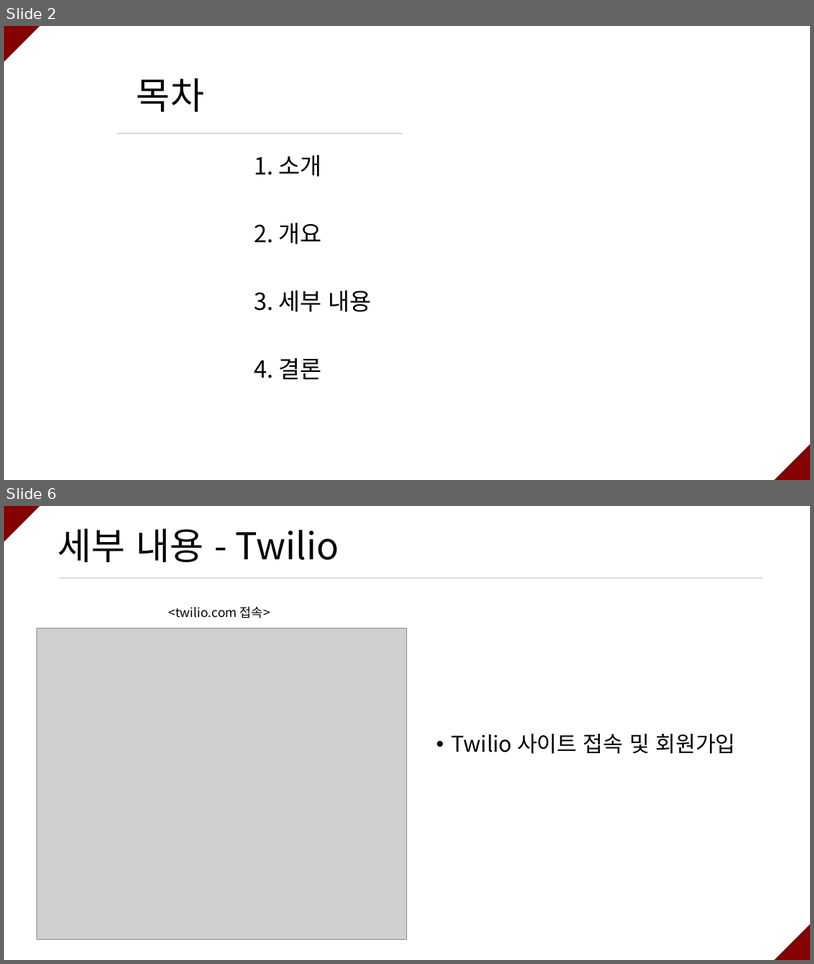
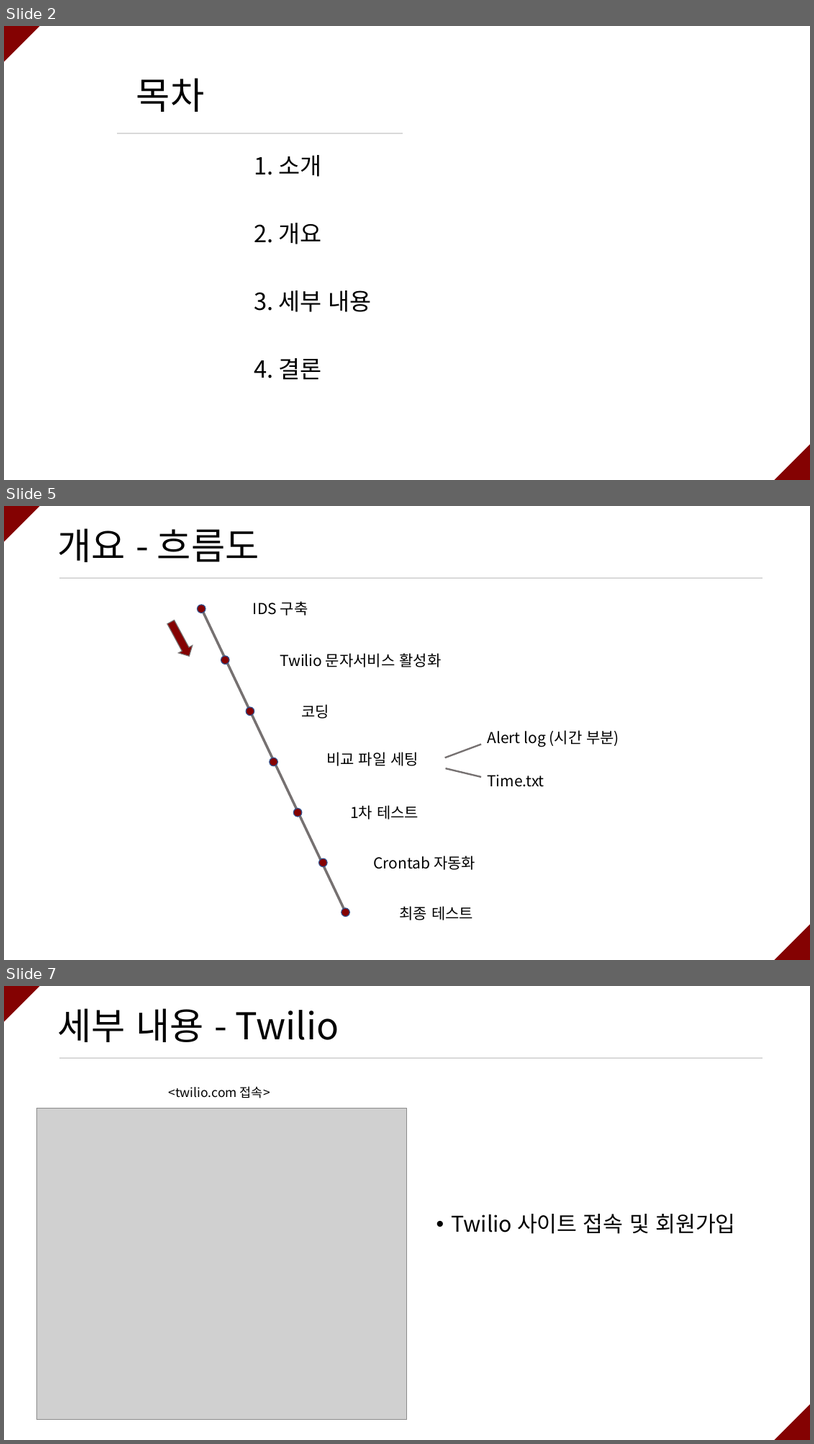
Before and after one commit to ramieeee/self_learning, a slide deck: semi_projects/보안탐지 및 SMS 알람/연람희_보안탐지 및 SMS 알람.pptx. Shown one above the other, each under a label of ours: slides 2 and 6 before the commit, slides 2, 5 and 7 after it; the slides between them are not shown. The pictures are 814x964 and 814x1444 pixels, drawn with LibreOffice and Linux fonts; fonts in the diff are those of the drawing; grey boxes stand for pictures. Boxes give left, top, right and bottom in pixels: in the first picture for what was removed or moved away, otherwise in the second. Text is boxed around its words. In the diff, an @@ line names an element or a change of style, - is before the commit and + after.

Commit message:
Update SMS alert semi project

```diff
--- a/semi_projects/보안탐지 및 SMS 알람/연람희_보안탐지 및 SMS 알람.pptx
+++ b/semi_projects/보안탐지 및 SMS 알람/연람희_보안탐지 및 SMS 알람.pptx
@@ slide 5 added at bbox=[4, 506, 810, 960], background #FFFFFF @@
@@ triangle added at bbox=[4, 506, 40, 542], fill #840202 @@
@@ title added at bbox=[58, 528, 260, 562], 44 pt, text #000000 @@
+개요 - 흐름도
@@ line added from (59, 578) to (763, 578), #D9D9D9 2 pt @@
@@ ellipse added at bbox=[198, 605, 206, 613], fill #840202, outline #325491 1 pt @@
@@ line added from (202, 609) to (346, 912), #767171 3 pt @@
@@ text added at bbox=[253, 601, 309, 615], 18 pt, text #000000 @@
+IDS 구축
@@ down arrow added at bbox=[164, 618, 196, 660], fill #840202, outline #767171 1 pt @@
@@ ellipse added at bbox=[221, 656, 229, 664], fill #840202, outline #325491 1 pt @@
@@ text added at bbox=[280, 653, 441, 667], 18 pt, text #000000 @@
+Twilio 문자서비스 활성화
@@ ellipse added at bbox=[246, 707, 255, 716], fill #840202, outline #325491 1 pt @@
@@ text added at bbox=[301, 704, 329, 718], 18 pt, text #000000 @@
+코딩
@@ text added at bbox=[487, 730, 620, 746], 18 pt, text #000000 @@
+Alert log (시간 부분)
@@ ellipse added at bbox=[270, 758, 278, 766], fill #840202, outline #325491 1 pt @@
@@ text added at bbox=[327, 752, 419, 766], 18 pt, text #000000 @@
+비교 파일 세팅
@@ line added from (445, 758) to (481, 744), #767171 2 pt @@
@@ line added from (445, 769) to (481, 777), #767171 2 pt @@
@@ text added at bbox=[487, 775, 545, 787], 18 pt, text #000000 @@
+Time.txt
@@ ellipse added at bbox=[293, 808, 302, 816], fill #840202, outline #325491 1 pt @@
@@ text added at bbox=[350, 805, 419, 819], 18 pt, text #000000 @@
+1차 테스트
@@ ellipse added at bbox=[319, 858, 328, 867], fill #840202, outline #325491 1 pt @@
@@ text added at bbox=[373, 855, 476, 870], 18 pt, text #000000 @@
+Crontab 자동화
@@ ellipse added at bbox=[342, 908, 350, 916], fill #840202, outline #325491 1 pt @@
@@ text added at bbox=[400, 906, 473, 920], 18 pt, text #000000 @@
+최종 테스트
@@ triangle added at bbox=[774, 924, 810, 960], fill #840202 @@
@@ what was slide 6 is now slide 7 @@
```
Also in this commit, not shown: 9 slides changed.
